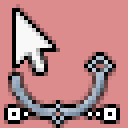
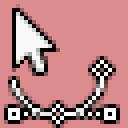
Layered file, before and after one edit (128×128). Changes by layer:
showed "tool-paths.png" over [8, 56, 116, 124]
hid "tool-paths-segment.png" over [8, 52, 116, 124]
